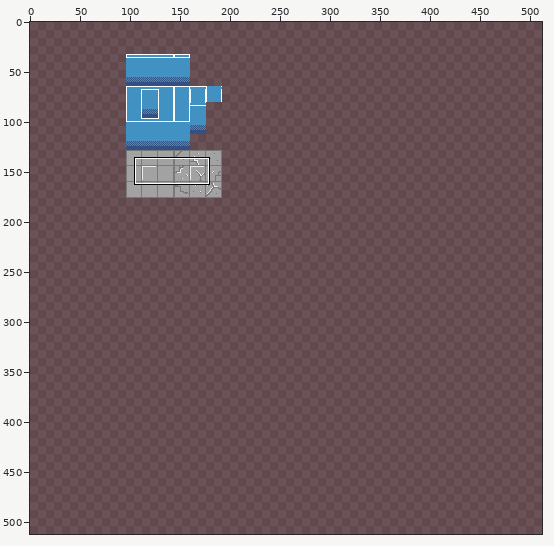
Pixel-art file -- dev_assets/aseprite/spritesheet.ase. Above, an overview of the earlier version with the close-up marked.
Close-up. First the earlier version:
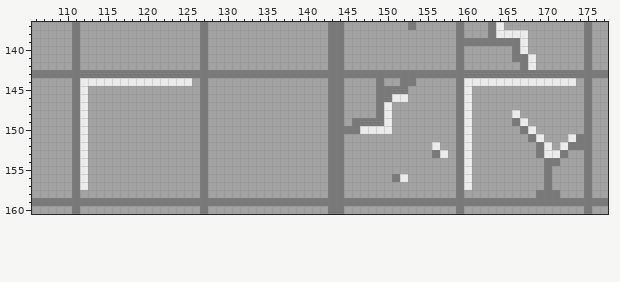
512x512 pixels, 1 frame. Shown: x 106..177, y 137..160.
The result:
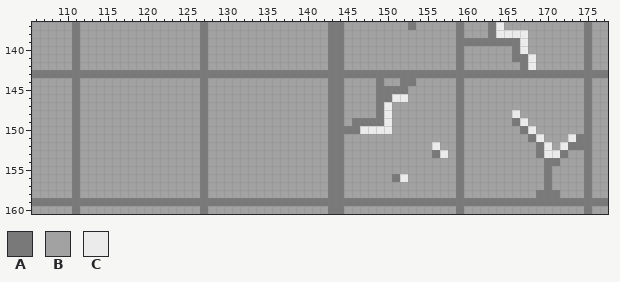
Palette (. is transparent): A #797979  B #a2a2a2  C #ebebeb
Message: removed highlights from prison tilemap
The exact change:
Layer "tilemap":
y 144: x 112..125 CCCCCCCCCCCCCC -> BBBBBBBBBBBBBB; x 160..173 CCCCCCCCCCCCCC -> BBBBBBBBBBBBBB
y 145..157: x 112 C -> B; x 160 C -> B
